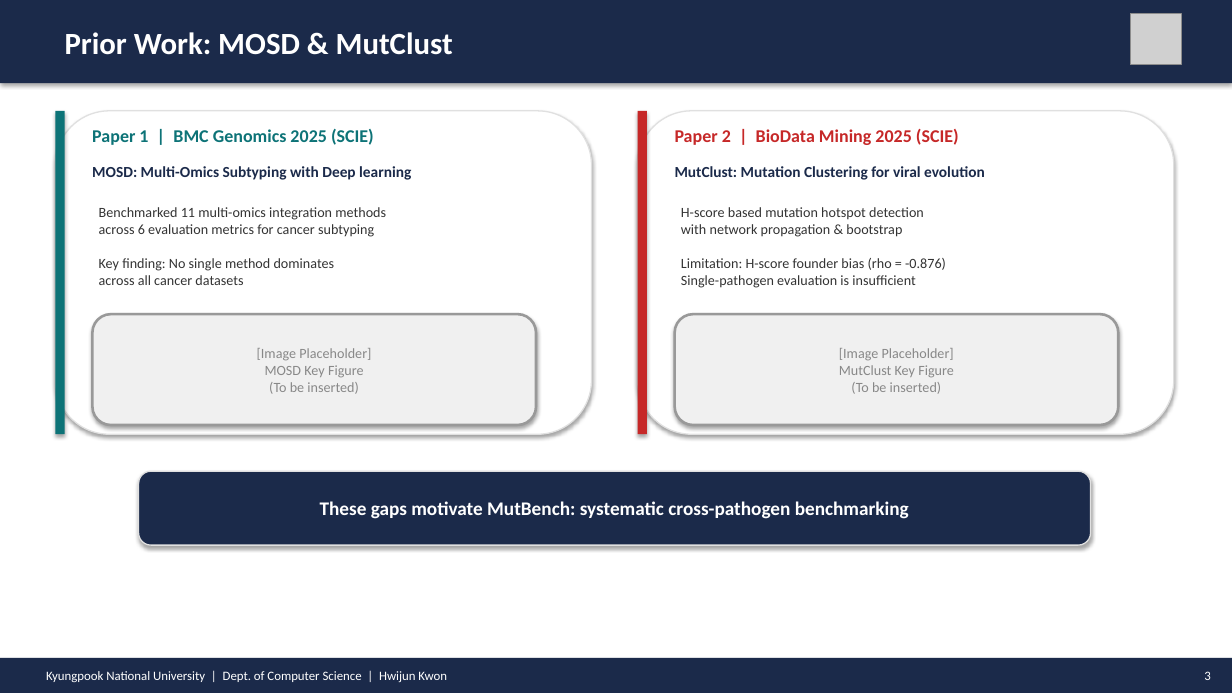
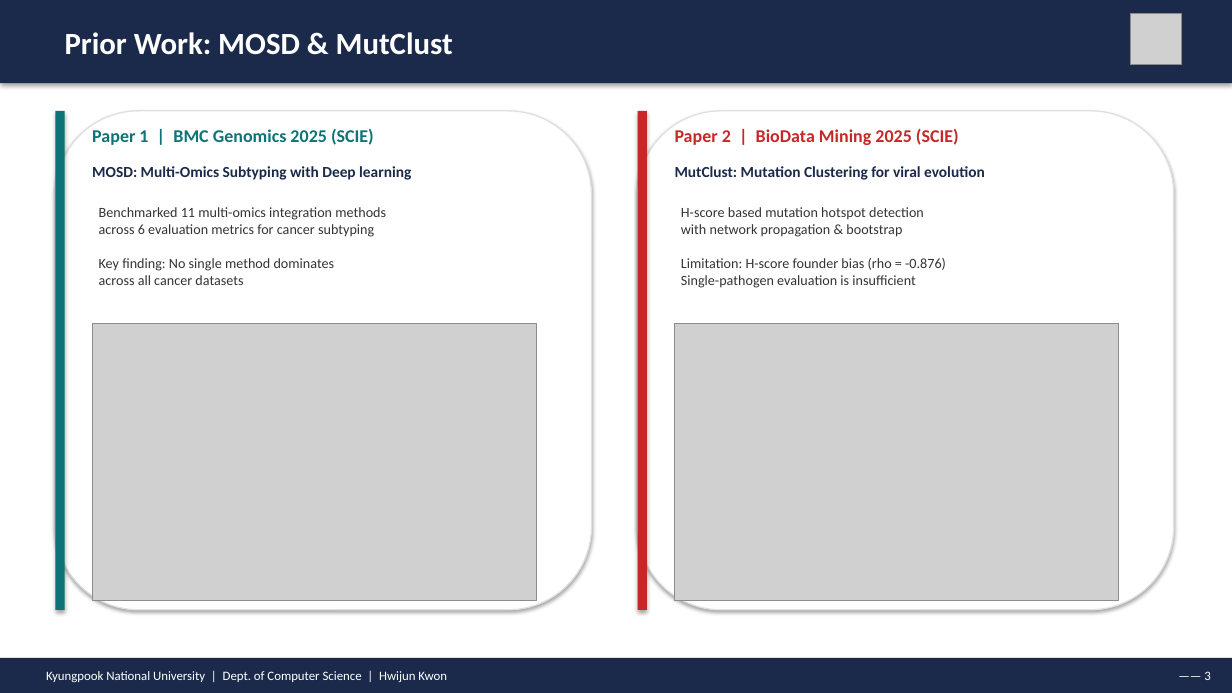
Before and after one commit to hwijunkwon/mutbench, a slide deck: slide 3 of paper/ppt/MutBench_Defense_v4.pptx. Drawn at 1232x693 pixels with LibreOffice and Linux fonts; fonts in the diff are those of the drawing; grey boxes stand for pictures. Boxes give left, top, right and bottom in pixels: in the first picture for what was removed or moved away, otherwise in the second. Text is boxed around its words. In the diff, an @@ line names an element or a change of style, - is before the commit and + after.

```diff
--- a/paper/ppt/MutBench_Defense_v4.pptx
+++ b/paper/ppt/MutBench_Defense_v4.pptx
@@ rounded rectangle: place and size @@
-rounded rectangle at [55, 111, 592, 434]
+rounded rectangle at [55, 111, 592, 610]
@@ rectangle: place and size @@
-rectangle at [55, 111, 65, 434]
+rectangle at [55, 111, 65, 610]
@@ rounded rectangle: place and size @@
-rounded rectangle at [638, 111, 1174, 434]
+rounded rectangle at [638, 111, 1174, 610]
@@ rectangle: place and size @@
-rectangle at [638, 111, 647, 434]
+rectangle at [638, 111, 647, 610]
@@ rounded rectangle removed at [92, 314, 536, 425] @@
-[Image Placeholder]
-MOSD Key Figure
-(To be inserted)
@@ picture added at [92, 323, 536, 601] @@
@@ rounded rectangle removed at [675, 314, 1118, 425] @@
-[Image Placeholder]
-MutClust Key Figure
-(To be inserted)
@@ picture added at [675, 323, 1118, 601] @@
@@ rounded rectangle removed at [139, 471, 1091, 545] @@
-These gaps motivate MutBench: systematic cross-pathogen benchmarking
```
Also in this commit, not shown: 31 other slides changed, 1 other file.
